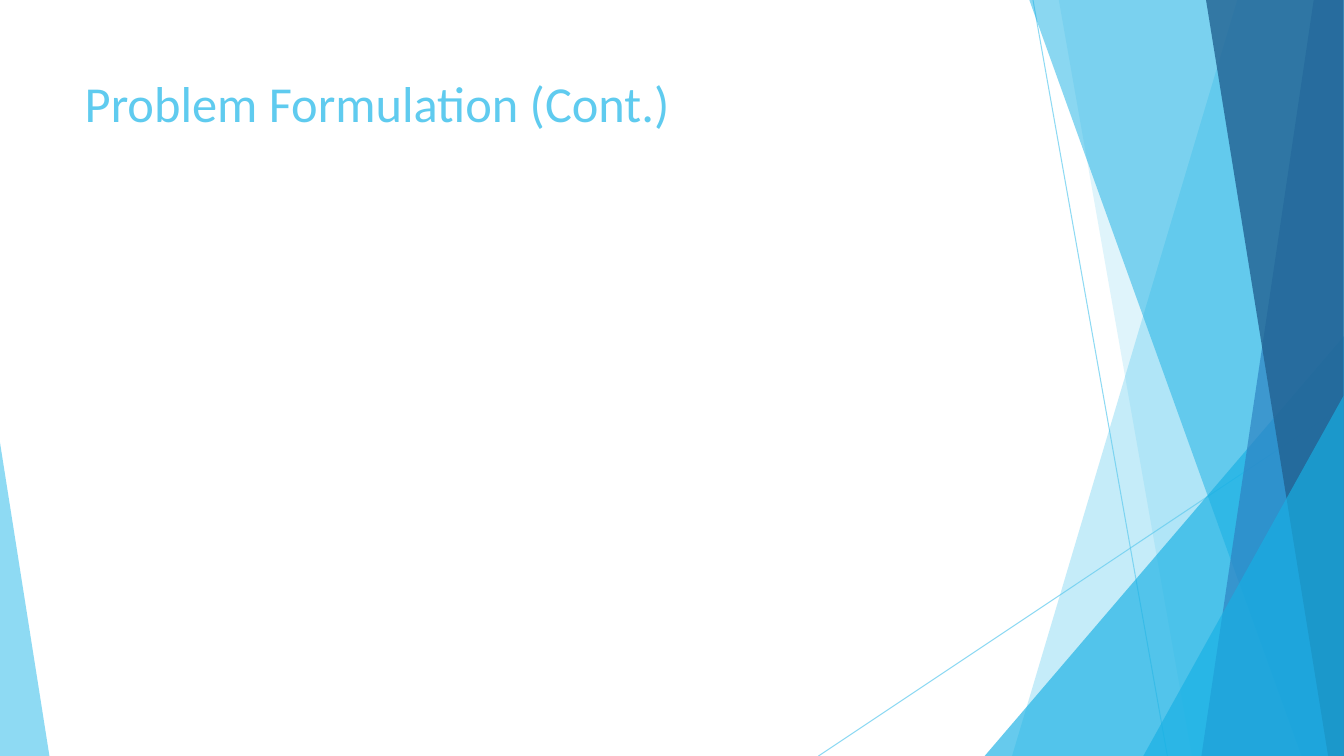
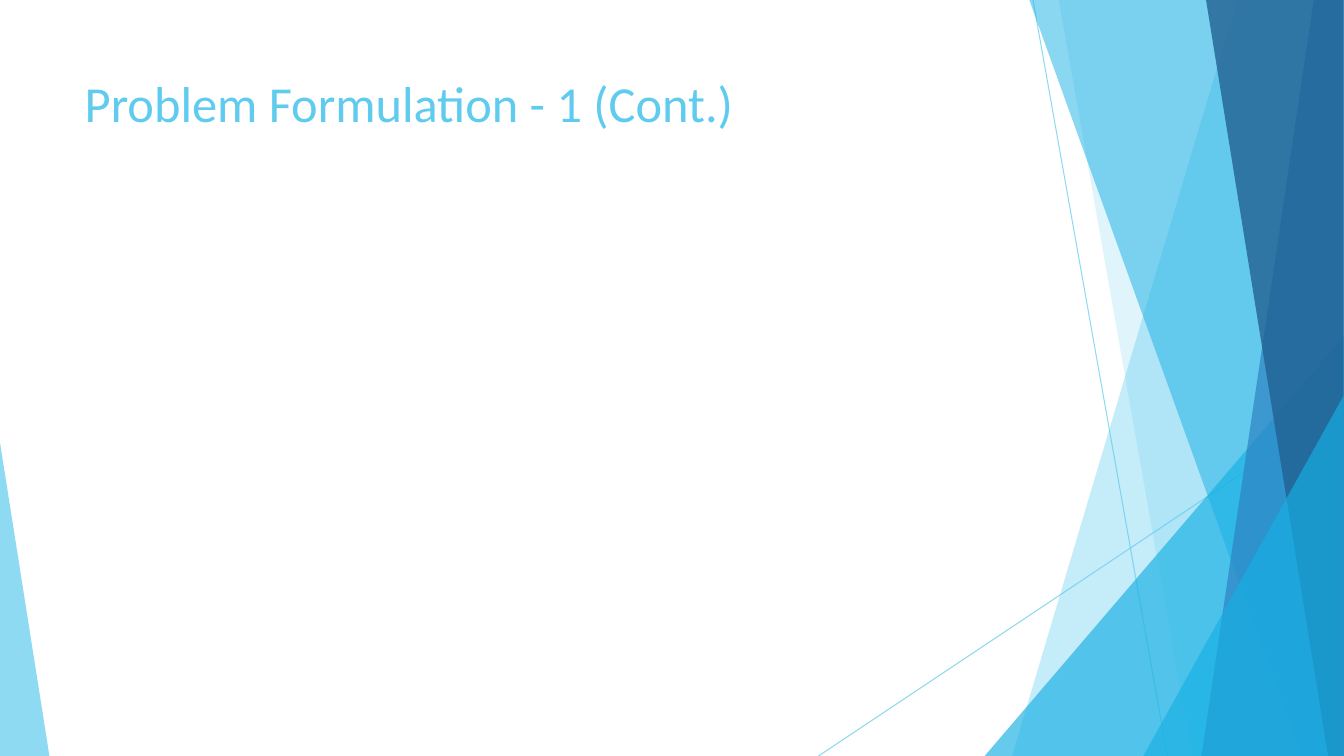
Before and after one commit to AbdullahAlZoabi/Drug-Target-Interaction-Prediction, a slide deck: slide 8 of Drug-Target Interaction Prediction.pptx. Drawn at 1344x756 pixels with LibreOffice and Linux fonts; fonts in the diff are those of the drawing; grey boxes stand for pictures. Boxes give left, top, right and bottom in pixels: in the first picture for what was removed or moved away, otherwise in the second. Text is boxed around its words. In the diff, an @@ line names an element or a change of style, - is before the commit and + after.

```diff
--- a/Drug-Target Interaction Prediction.pptx
+++ b/Drug-Target Interaction Prediction.pptx
@@ title at <box>85,85,733,129</box>: text changed @@
-Problem Formulation (Cont.)
+Problem Formulation - 1 (Cont.)
```
Also in this commit, not shown: 2 other slides changed, 6 slides added, 1 other file.
